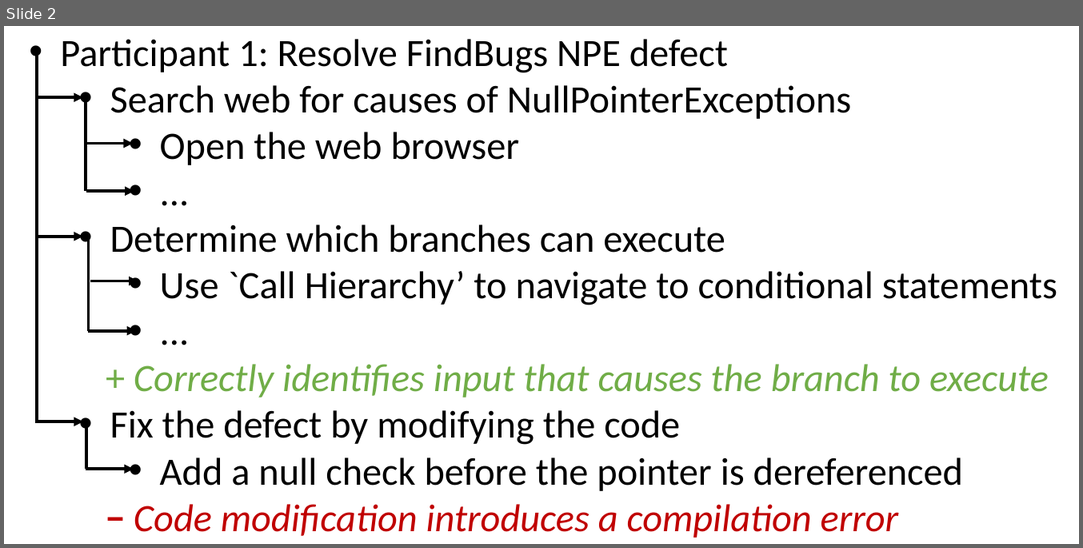
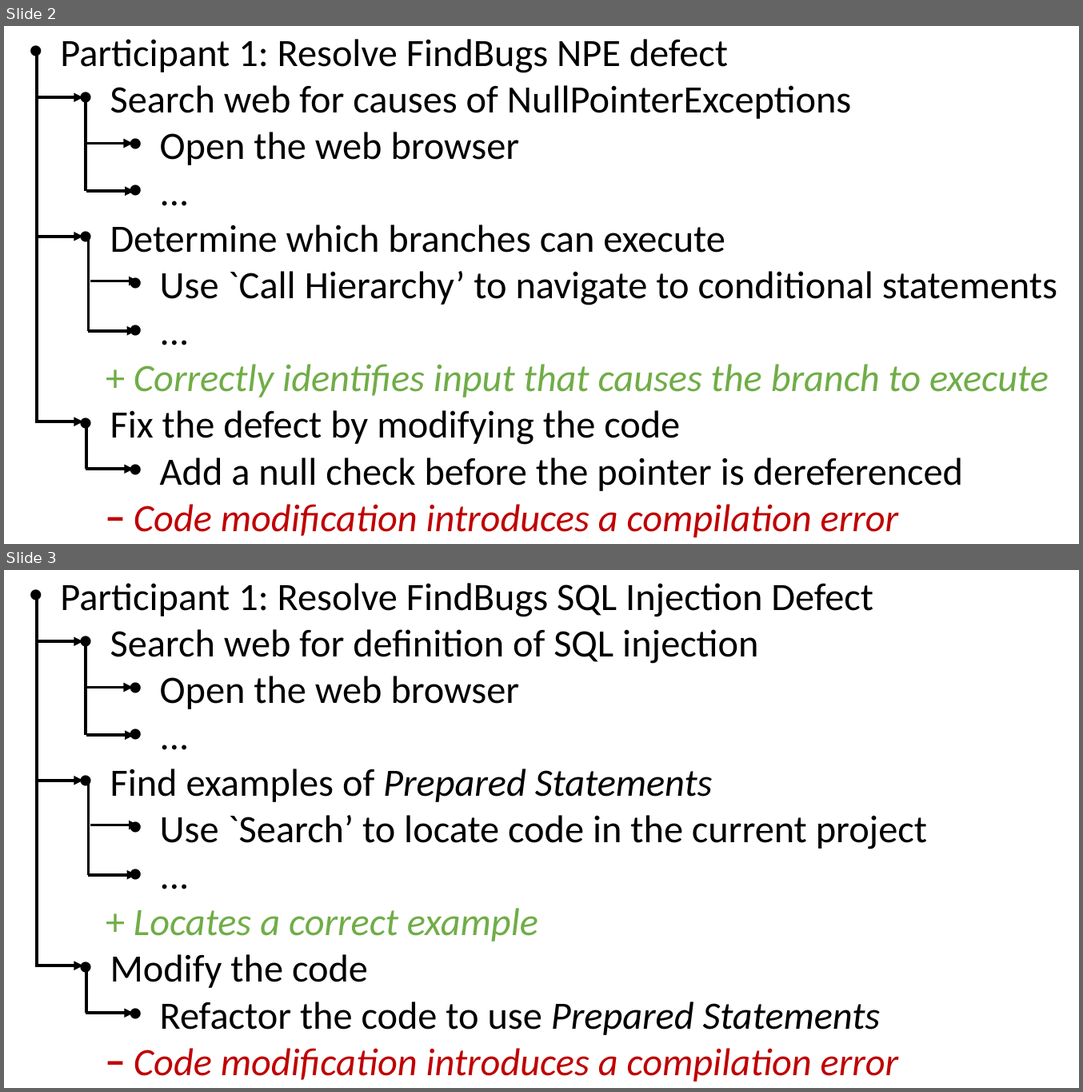
Before and after one commit to DeveloperLiberationFront/iTrustInterviews, a slide deck: Strategy-Encapsulation-Paper/strategy description format.pptx. Shown one above the other, each under a label of ours: slide 2 before the commit, slides 2 and 3 after it. The pictures are 1083x548 and 1083x1092 pixels, drawn with LibreOffice and Linux fonts; fonts in the diff are those of the drawing. Boxes give left, top, right and bottom in pixels: in the first picture for what was removed or moved away, otherwise in the second. Text is boxed around its words. In the diff, an @@ line names an element or a change of style, - is before the commit and + after.

```diff
--- a/Strategy-Encapsulation-Paper/strategy description format.pptx
+++ b/Strategy-Encapsulation-Paper/strategy description format.pptx
@@ slide 3 added at (4, 570, 1079, 1088), background #FFFFFF @@
@@ rectangle added at (19, 570, 1079, 1088), outline #FFFFFF 0.75 pt, 28 pt, text #000000 @@
+• Participant 1: Resolve FindBugs SQL Injection Defect
+  • Search web for definition of SQL injection
+    • Open the web browser
+    • ...
+  • Find examples of Prepared Statements
+    • Use `Search’ to locate code in the current project
+    • ...
+    + Locates a correct example
+  • Modify the code
+    • Refactor the code to use Prepared Statements
+    − Code modification introduces a compilation error
@@ line added from (37, 599) to (37, 965), #000000 2.25 pt @@
@@ arrow added from (35, 642) to (82, 642), #000000 2.25 pt @@
@@ line added from (86, 642) to (86, 736), #000000 2.25 pt @@
@@ arrow added from (85, 688) to (133, 688), #000000 2.25 pt @@
@@ arrow added from (86, 736) to (134, 736), #000000 2.25 pt @@
@@ arrow added from (35, 780) to (82, 780), #000000 2.25 pt @@
@@ line added from (89, 780) to (89, 875), #000000 2.25 pt @@
@@ arrow added from (90, 825) to (138, 825), #000000 2.25 pt @@
@@ arrow added from (89, 875) to (137, 875), #000000 2.25 pt @@
@@ arrow added from (36, 965) to (84, 965), #000000 2.25 pt @@
@@ line added from (86, 965) to (86, 1013), #000000 2.25 pt @@
@@ arrow added from (86, 1013) to (134, 1013), #000000 2.25 pt @@
```
Also in this commit, not shown: 1 slide changed, 1 other slide added.
